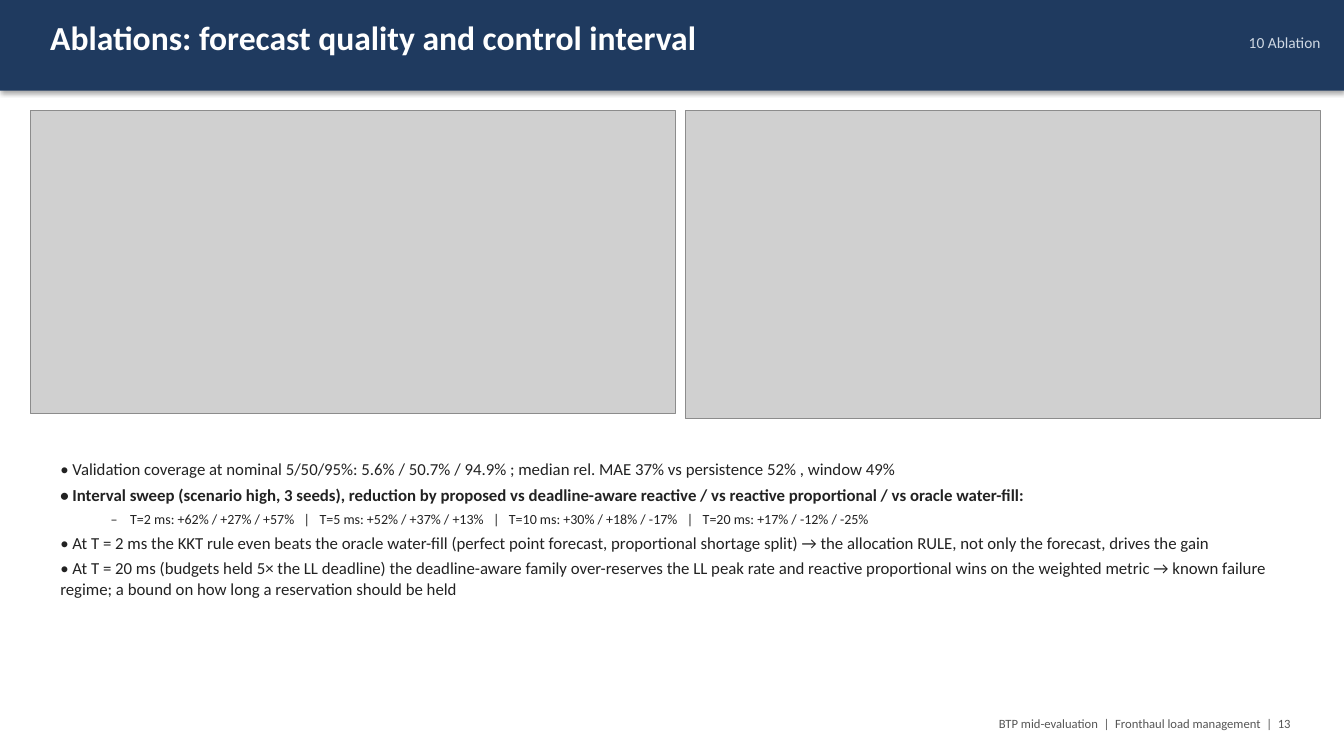
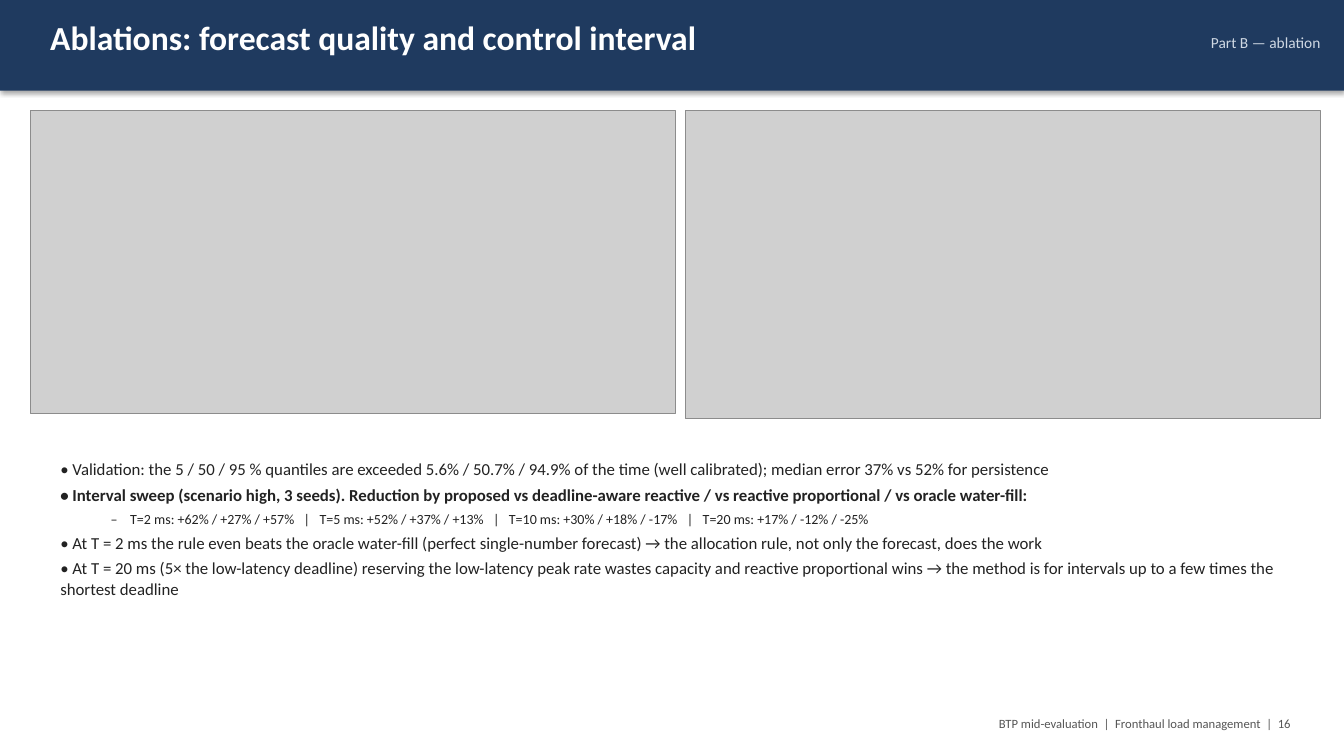
Before and after one commit to Harshvardhan-To1/BTP, a slide deck: slide 16 of docs/fhlm/BTP_midterm_fronthaul_load_management.pptx (slide 13 before the commit). Drawn at 1344x756 pixels with LibreOffice and Linux fonts; fonts in the diff are those of the drawing; grey boxes stand for pictures. Boxes give left, top, right and bottom in pixels: in the first picture for what was removed or moved away, otherwise in the second. Text is boxed around its words. In the diff, an @@ line names an element or a change of style, - is before the commit and + after.

```diff
--- a/docs/fhlm/BTP_midterm_fronthaul_load_management.pptx
+++ b/docs/fhlm/BTP_midterm_fronthaul_load_management.pptx
@@ text at (x1=1211, y1=37, x2=1320, y2=48): text changed @@
-10 Ablation
+Part B — ablation
@@ text at (x1=72, y1=463, x2=1049, y2=504): text changed @@
-• Validation coverage at nominal 5/50/95%: 5.6% / 50.7% / 94.9% ; median rel. MAE 37% vs persistence 52% , window 49%
-• Interval sweep (scenario high, 3 seeds), reduction by proposed vs deadline-aware reactive / vs reactive proportional / vs oracle water-fill:
+• Validation: the 5 / 50 / 95 % quantiles are exceeded 5.6% / 50.7% / 94.9% of the time (well calibrated); median error 37% vs 52% for persistence
+• Interval sweep (scenario high, 3 seeds). Reduction by proposed vs deadline-aware reactive / vs reactive proportional / vs oracle water-fill:
@@ text at (x1=60, y1=537, x2=1274, y2=595): text changed @@
-• At T = 2 ms the KKT rule even beats the oracle water-fill (perfect point forecast, proportional shortage split) → the allocation RULE, not only the forecast, drives the gain
-• At T = 20 ms (budgets held 5× the LL deadline) the deadline-aware family over-reserves the LL peak rate and reactive proportional wins on the weighted metric → known failure regime; a bound on how long a reservation should be held
+• At T = 2 ms the rule even beats the oracle water-fill (perfect single-number forecast) → the allocation rule, not only the forecast, does the work
+• At T = 20 ms (5× the low-latency deadline) reserving the low-latency peak rate wastes capacity and reactive proportional wins → the method is for intervals up to a few times the shortest deadline
@@ text at (x1=999, y1=719, x2=1291, y2=730): text changed @@
-BTP mid-evaluation | Fronthaul load management | 13
+BTP mid-evaluation | Fronthaul load management | 16
```
Also in this commit, not shown: 19 other slides changed, 4 slides added, 7 other files.
